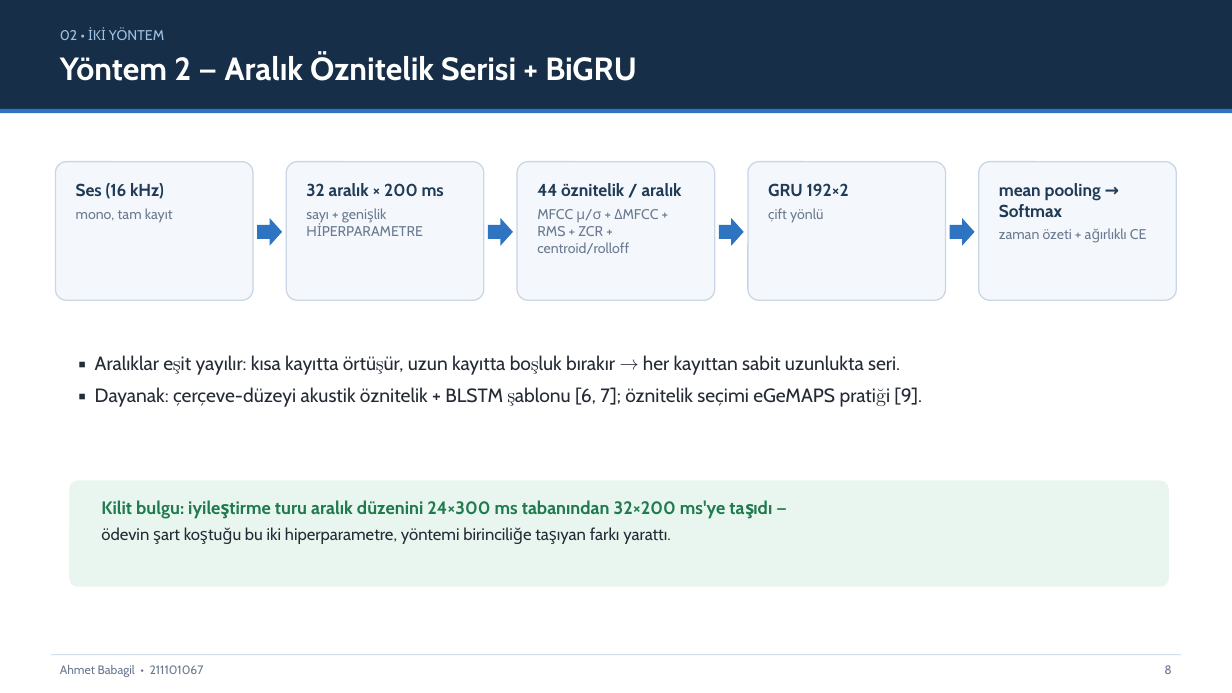
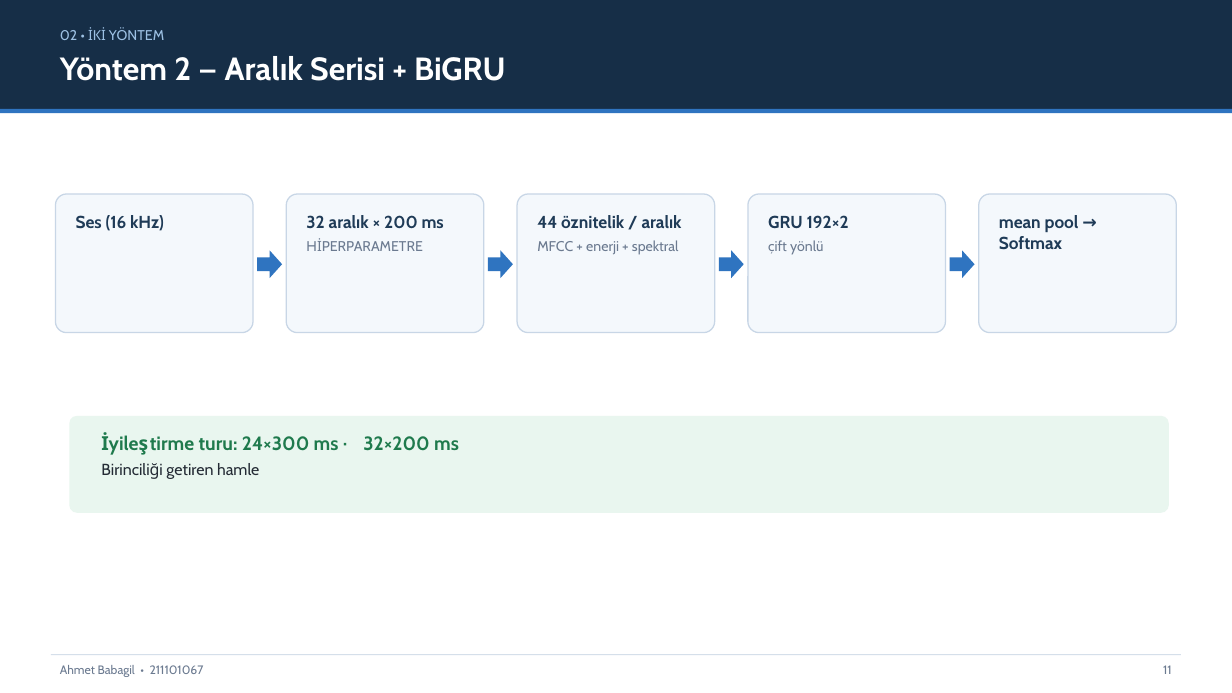
Before and after one commit to AhmetBabagil/speech-emotion-recognition, a slide deck: slide 11 of final/SUNUM_FINAL.pptx (slide 8 before the commit). Drawn at 1232x693 pixels with LibreOffice and Linux fonts; fonts in the diff are those of the drawing. Boxes give left, top, right and bottom in pixels: in the first picture for what was removed or moved away, otherwise in the second. Text is boxed around its words. In the diff, an @@ line names an element or a change of style, - is before the commit and + after.

```diff
--- a/final/SUNUM_FINAL.pptx
+++ b/final/SUNUM_FINAL.pptx
@@ text at [60,56,506,81]: text changed @@
-Yöntem 2 — Aralık Öznitelik Serisi + BiGRU
+Yöntem 2 — Aralık Serisi + BiGRU
@@ text at [76,208,173,223]: paragraph removed @@
-mono, tam kayıt
@@ 5 rounded rectangles, 4 texts, 4 right arrows: place and size @@
-5 rounded rectangles, 4 texts, 4 right arrows at [55,162,1177,300]
+5 rounded rectangles, 4 texts, 4 right arrows at [55,194,1177,333]
@@ text at [999,215,1079,250]: text changed; size 11 to 13.5 pt; text colour #6B7A90 to #1F3B57; bold on @@
-mean pooling → Softmax
-zaman özeti + ağırlıklı CE
+mean pool → Softmax
@@ text at [322,241,423,251]: text changed @@
-sayı + genişlik HİPERPARAMETRE
+HİPERPARAMETRE
@@ text at [537,240,679,255]: text changed @@
-MFCC μ/σ + ΔMFCC + RMS + ZCR + centroid/rolloff
+MFCC + enerji + spektral
@@ text removed at [95,355,922,407] @@
-▪ Aralıklar eşit yayılır: kısa kayıtta örtüşür, uzun kayıtta boşluk bırakır → her kayıttan sabit uzunlukta seri.
-▪ Dayanak: çerçeve-düzeyi akustik öznitelik + BLSTM şablonu [6, 7]; öznitelik seçimi eGeMAPS pratiği [9].
@@ rounded rectangle: place and size @@
-rounded rectangle at [69,481,1169,587]
+rounded rectangle at [69,416,1169,513]
@@ text at [101,432,459,479]: text changed; size 14 to 15 pt @@
-Kilit bulgu: iyileştirme turu aralık düzenini 24×300 ms tabanından 32×200 ms'ye taşıdı —
-ödevin şart koştuğu bu iki hiperparametre, yöntemi birinciliğe taşıyan farkı yarattı.
+İyileştirme turu: 24×300 ms → 32×200 ms
+Birinciliği getiren hamle
@@ text at [1163,665,1172,674]: text changed @@
-8
+11
```
Also in this commit, not shown: 17 other slides changed, 9 slides added, 2 slides removed, 12 other files.
